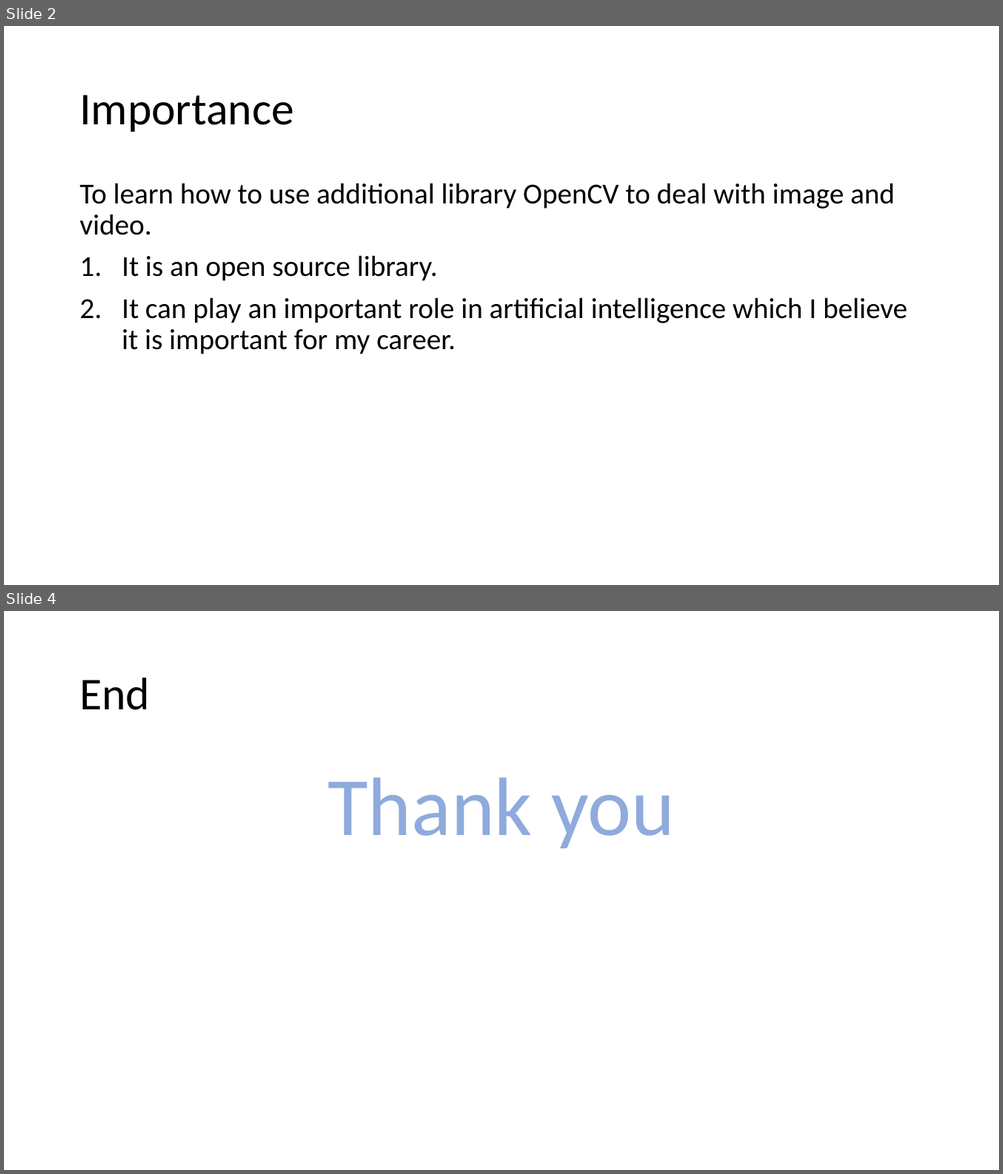
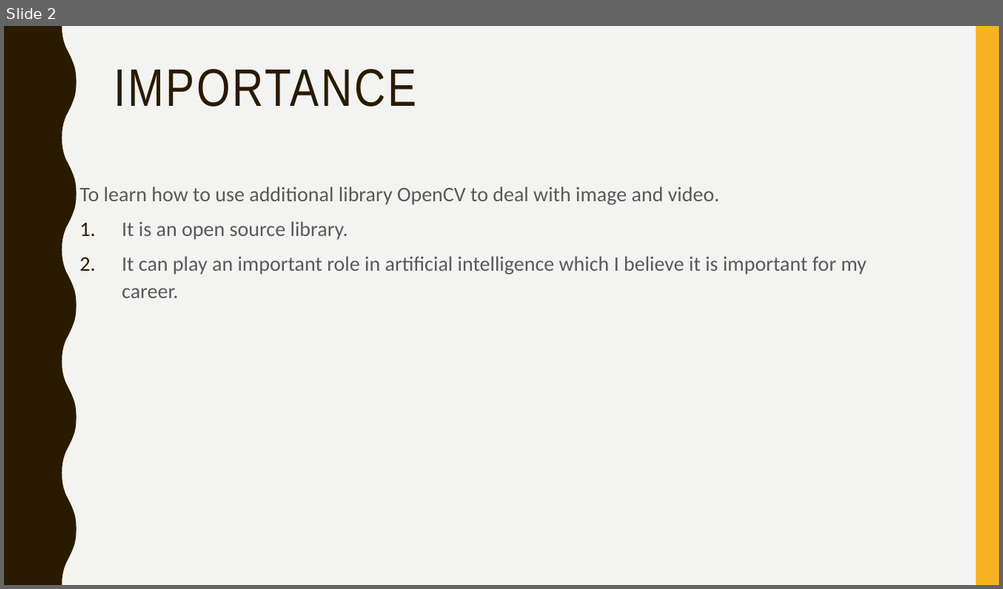
Before and after one commit to pzhu301/165FinalProject-PictureModification, a slide deck: FinalProject.pptx. Shown one above the other, each under a label of ours: slides 2 and 4 before the commit, slide 2 after it; the slides between them are not shown. The pictures are 1003x1174 and 1003x589 pixels, drawn with LibreOffice and Linux fonts; fonts in the diff are those of the drawing. Boxes give left, top, right and bottom in pixels: in the first picture for what was removed or moved away, otherwise in the second. Text is boxed around its words. In the diff, an @@ line names an element or a change of style, - is before the commit and + after.

```diff
--- a/FinalProject.pptx
+++ b/FinalProject.pptx
@@ slide 4 removed at [4,611,999,1170], background #FFFFFF @@
@@ title removed at [79,678,150,710] @@
-End
@@ text removed at [327,777,674,849] @@
-Thank you
@@ slide 2 changed as well @@
@@ background #FFFFFF to #F3F3F2 @@
@@ freeform shape added at [4,26,77,585], fill #2A1A00 @@
@@ rectangle added at [976,26,999,585], fill #F8B323 @@
@@ title "IMPORTANCE" at [114,69,417,107]: vertical alignment middle to top @@
@@ title at [114,69,417,107]: text changed; size 44 to 51 pt; font Calibri to Arial Narrow; text colour #000000 to #2A1A00 @@
-Importance
+IMPORTANCE
@@ text "To learn how to use ..." at [79,187,867,298]: size 28 to 20 pt, text colour #000000 to #595959; line spacing 0.9 to 1.1; less space between paragraphs @@
```
Also in this commit, not shown: 1 other slide changed, 3 slides added, 1 other slide removed.
